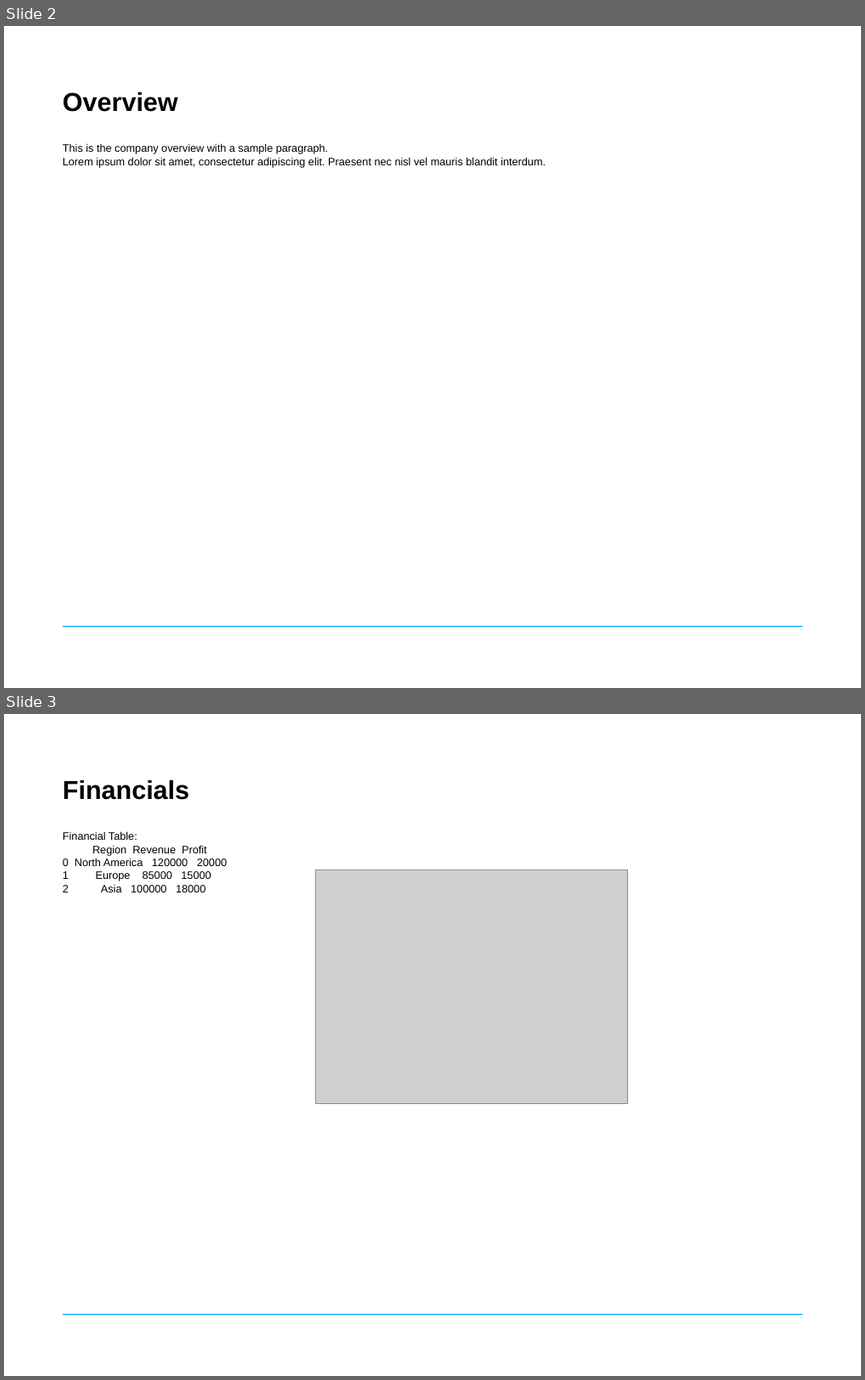
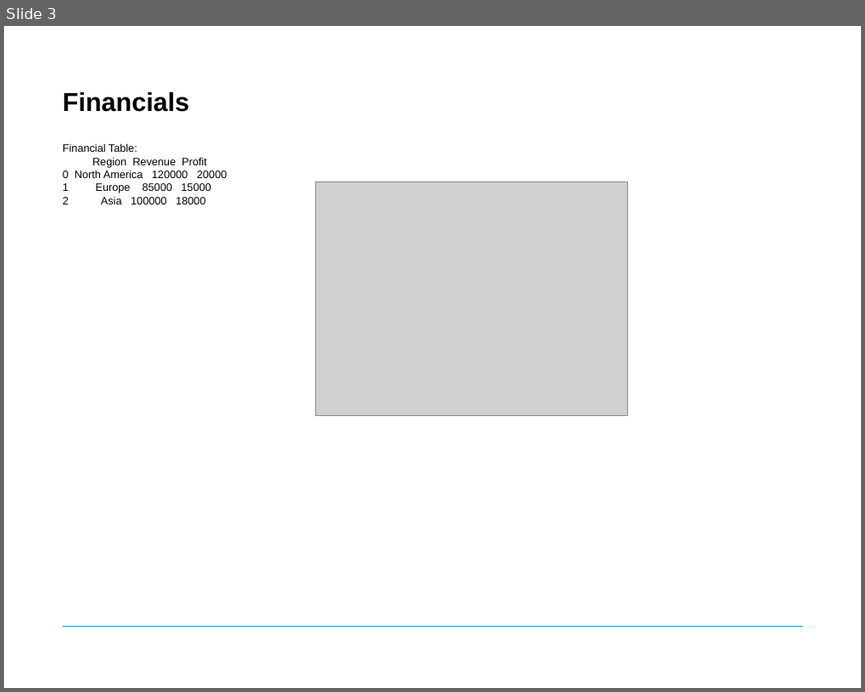
Before and after one commit to chris-rojas/Hackathon, a slide deck: UI/result/Profiler_Report.pptx. Shown one above the other, each under a label of ours: slides 2 and 3 before the commit, slide 3 after it. The pictures are 865x1380 and 865x692 pixels, drawn with LibreOffice and Linux fonts; fonts in the diff are those of the drawing; grey boxes stand for pictures; background and template pictures are left out. Boxes give left, top, right and bottom in pixels: in the first picture for what was removed or moved away, otherwise in the second. Text is boxed around its words. In the diff, an @@ line names an element or a change of style, - is before the commit and + after.

```diff
--- a/UI/result/Profiler_Report.pptx
+++ b/UI/result/Profiler_Report.pptx
@@ slide 2 removed at box(4, 26, 861, 688), background #FFFFFF; not listed: 1 template element that a slide beside it also shows @@
@@ title removed at box(63, 92, 178, 112) @@
-Overview
@@ text removed at box(63, 143, 545, 168) @@
-This is the company overview with a sample paragraph.
-Lorem ipsum dolor sit amet, consectetur adipiscing elit. Praesent nec nisl vel mauris blandit interdum.
```
Also in this commit, not shown: 1 slide changed, 5 slides added, 5 other files.
